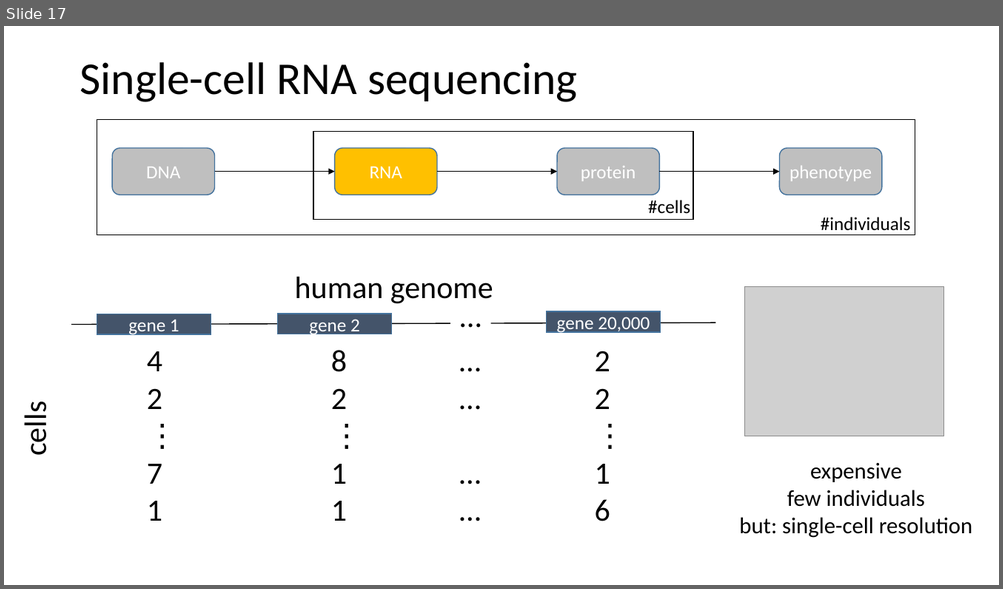
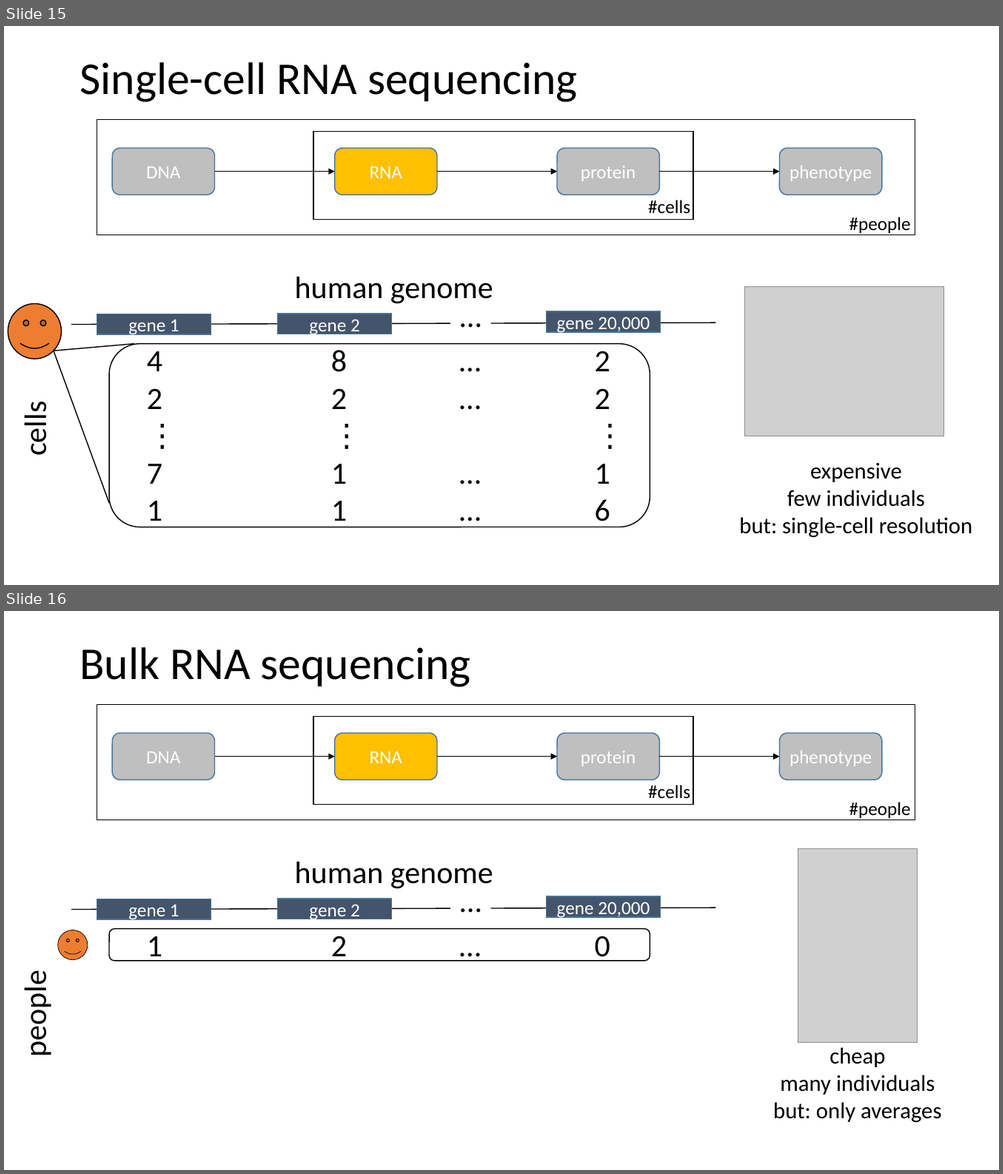
Before and after one commit to lmrl-bio/lmrl-bio.github.io, a slide deck: hostedfiles/datacrashcourse.pptx. Shown one above the other, each under a label of ours: slide 17 before the commit, slides 15 and 16 after it. The pictures are 1003x589 and 1003x1174 pixels, drawn with LibreOffice and Linux fonts; fonts in the diff are those of the drawing; grey boxes stand for pictures. Boxes give left, top, right and bottom in pixels: in the first picture for what was removed or moved away, otherwise in the second. Text is boxed around its words. In the diff, an @@ line names an element or a change of style, - is before the commit and + after.

```diff
--- a/hostedfiles/datacrashcourse.pptx
+++ b/hostedfiles/datacrashcourse.pptx
@@ slide 16 added at (4, 611, 999, 1170), background #FFFFFF @@
@@ title added at (79, 647, 471, 687), 44 pt, text #000000 @@
+Bulk RNA sequencing
@@ rectangle added at (97, 704, 915, 820), outline #000000 1 pt @@
@@ rectangle added at (313, 716, 694, 804), outline #000000 1 pt @@
@@ rounded rectangle added at (112, 733, 214, 780), fill #BFBFBF, outline #43739E 1 pt, 18 pt, text #FFFFFF @@
+DNA
@@ rounded rectangle added at (335, 733, 437, 780), fill #FFC000, outline #43739E 1 pt, 18 pt, text #FFFFFF @@
+RNA
@@ rounded rectangle added at (557, 733, 659, 780), fill #BFBFBF, outline #43739E 1 pt, 18 pt, text #FFFFFF @@
+protein
@@ rounded rectangle added at (780, 733, 882, 780), fill #BFBFBF, outline #43739E 1 pt, 18 pt, text #FFFFFF @@
+phenotype
@@ arrow added from (214, 757) to (335, 757), #000000 0.5 pt @@
@@ arrow added from (437, 757) to (557, 757), #000000 0.5 pt @@
@@ arrow added from (659, 757) to (780, 757), #000000 0.5 pt @@
@@ text added at (648, 785, 690, 798), 18 pt, text #000000 @@
+#cells
@@ text added at (849, 802, 910, 818), 18 pt, text #000000 @@
+#people
@@ picture added at (798, 849, 916, 1043) @@
@@ text added at (295, 862, 493, 889), 30 pt, text #000000 @@
+human genome
@@ rectangle added at (97, 899, 211, 920), fill #44546A, outline #43739E 1 pt, 18 pt, text #FFFFFF @@
+gene 1
@@ rectangle added at (278, 899, 392, 920), fill #44546A, outline #43739E 1 pt, 18 pt, text #FFFFFF @@
+gene 2
@@ text added at (450, 889, 490, 911), 30 pt, text #000000 @@
+…
@@ rectangle added at (546, 897, 660, 917), fill #44546A, outline #43739E 1 pt, 18 pt, text #FFFFFF @@
+gene 20,000
@@ line added from (71, 909) to (716, 908), #000000 1 pt @@
@@ smiley face added at (58, 931, 88, 960), fill #ED7D31, outline #000000 0.5 pt @@
@@ rounded rectangle added at (109, 929, 650, 961), outline #000000 1 pt @@
@@ text added at (147, 936, 610, 962), 30 pt, text #000000 @@
+1 2 … 0
@@ text added at (17, 979, 54, 1055), 30 pt, text #000000 @@
+people
@@ text added at (773, 1048, 941, 1123), 22 pt, text #000000 @@
+cheap
+many individuals
+but: only averages
@@ what was slide 17 is now slide 15 @@
@@ slide 15 changed as well @@
@@ text at (849, 217, 910, 233): text changed @@
-#individuals
+#people
@@ smiley face added at (8, 304, 62, 359), fill #ED7D31, outline #000000 1 pt @@
@@ line added from (54, 352) to (109, 503), #000000 1 pt @@
@@ line added from (54, 352) to (134, 344), #000000 1 pt @@
@@ rounded rectangle added at (109, 344, 650, 528), outline #000000 1 pt @@
```
Also in this commit, not shown: 16 other slides changed, 1 slide removed.
